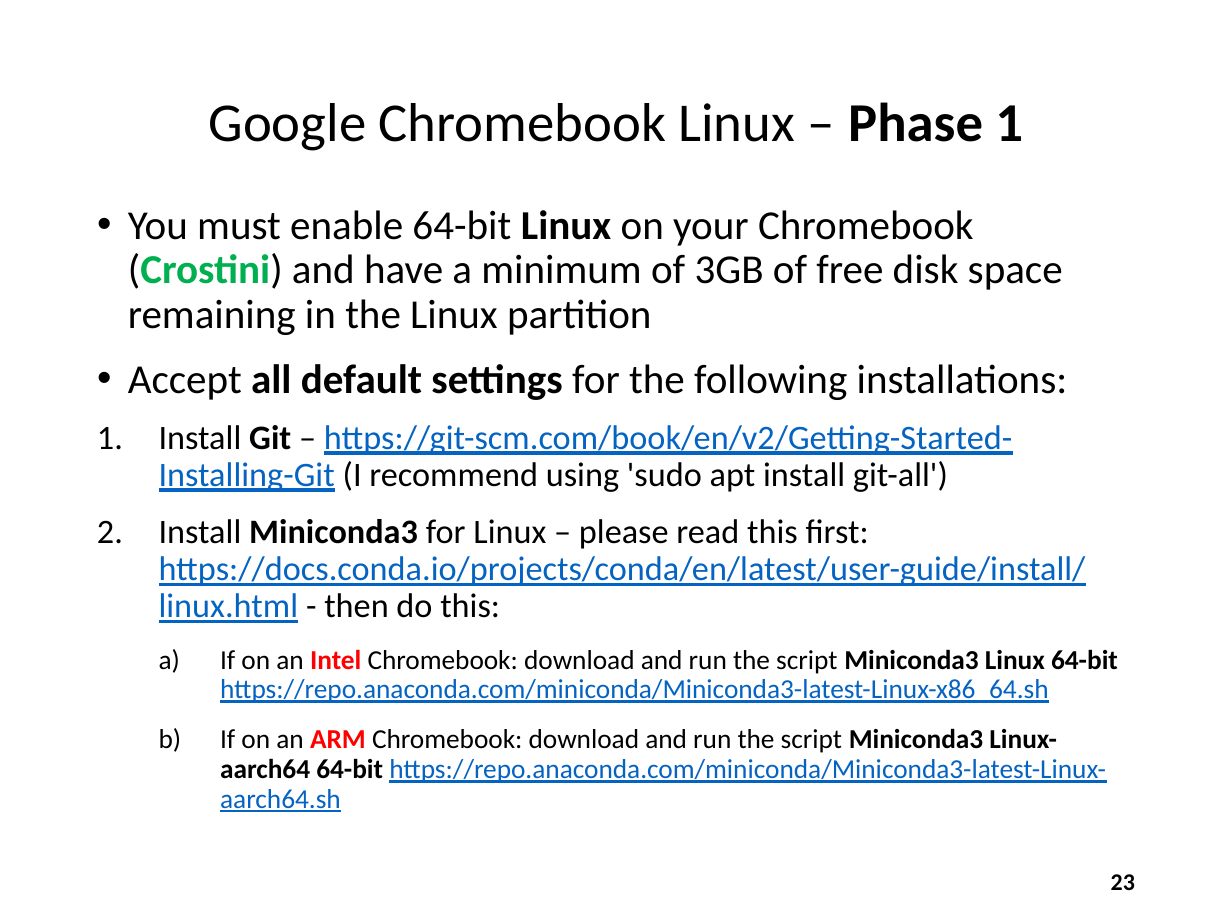
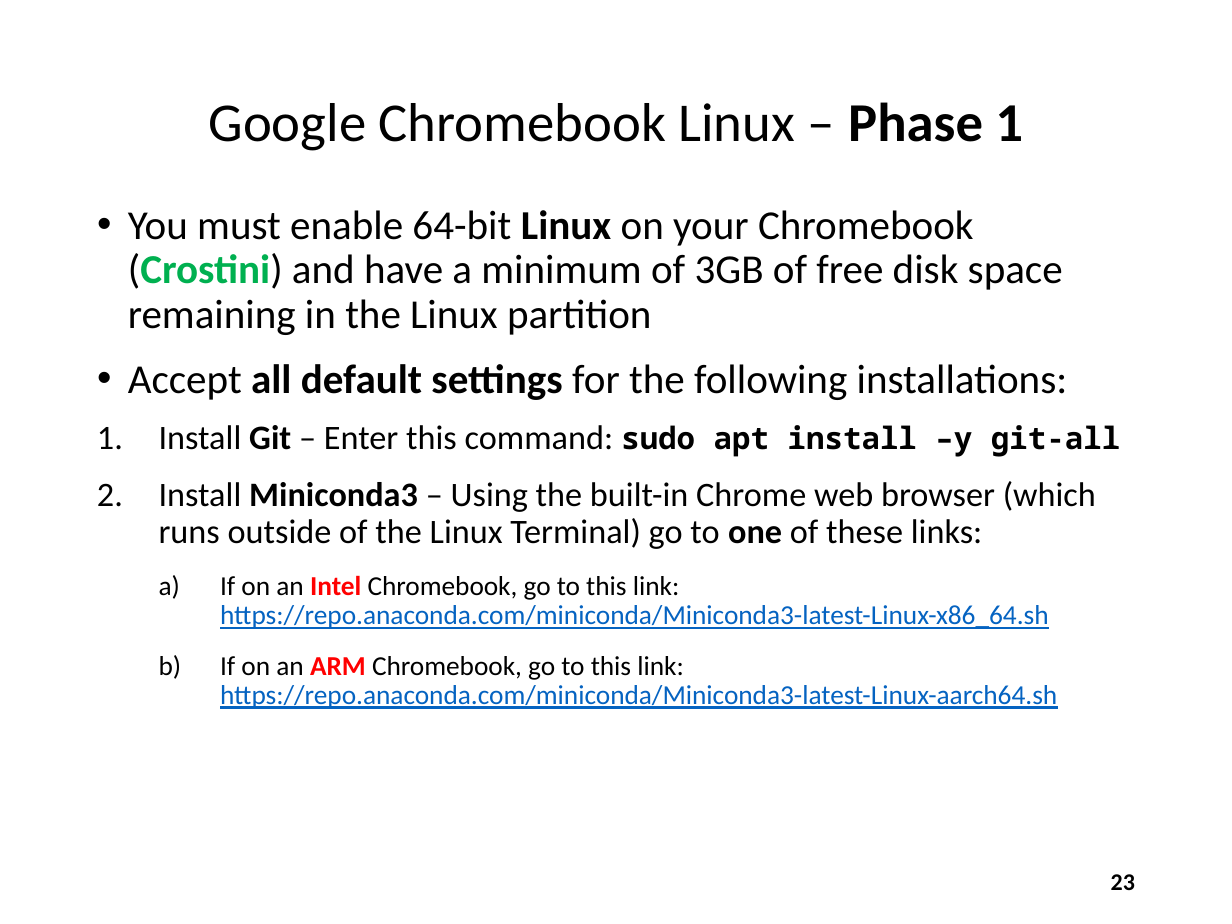
Before and after one commit to dbiersach/scicomp-demos, a slide deck: slide 23 of slides/Installing the Courseware.pptx. Drawn at 1232x924 pixels with LibreOffice and Linux fonts; fonts in the diff are those of the drawing. Boxes give left, top, right and bottom in pixels: in the first picture for what was removed or moved away, otherwise in the second. Text is boxed around its words. In the diff, an @@ line names an element or a change of style, - is before the commit and + after.

Commit message:
Improve Chromebook install instructions

```diff
--- a/slides/Installing the Courseware.pptx
+++ b/slides/Installing the Courseware.pptx
@@ text at [159,425,1120,709]: text changed; text colour #0563C1 to #000000 @@
-1. Install Git – https://git-scm.com/book/en/v2/Getting-Started-Installing-Git (I recommend using 'sudo apt install git-all')
-2. Install Miniconda3 for Linux – please read this first: https://docs.conda.io/projects/conda/en/latest/user-guide/install/linux.html - then do this:
-  a) If on an Intel Chromebook: download and run the script Miniconda3 Linux 64-bit https://repo.anaconda.com/miniconda/Miniconda3-latest-Linux-x86_64.sh
-  b) If on an ARM Chromebook: download and run the script Miniconda3 Linux-aarch64 64-bit https://repo.anaconda.com/miniconda/Miniconda3-latest-Linux-aarch64.sh
+1. Install Git – Enter this command: sudo apt install –y git-all
+2. Install Miniconda3 – Using the built-in Chrome web browser (which runs outside of the Linux Terminal) go to one of these links:
+  a) If on an Intel Chromebook, go to this link: https://repo.anaconda.com/miniconda/Miniconda3-latest-Linux-x86_64.sh
+  b) If on an ARM Chromebook, go to this link: https://repo.anaconda.com/miniconda/Miniconda3-latest-Linux-aarch64.sh
```
Also in this commit, not shown: 5 other slides changed, 1 slide added.
